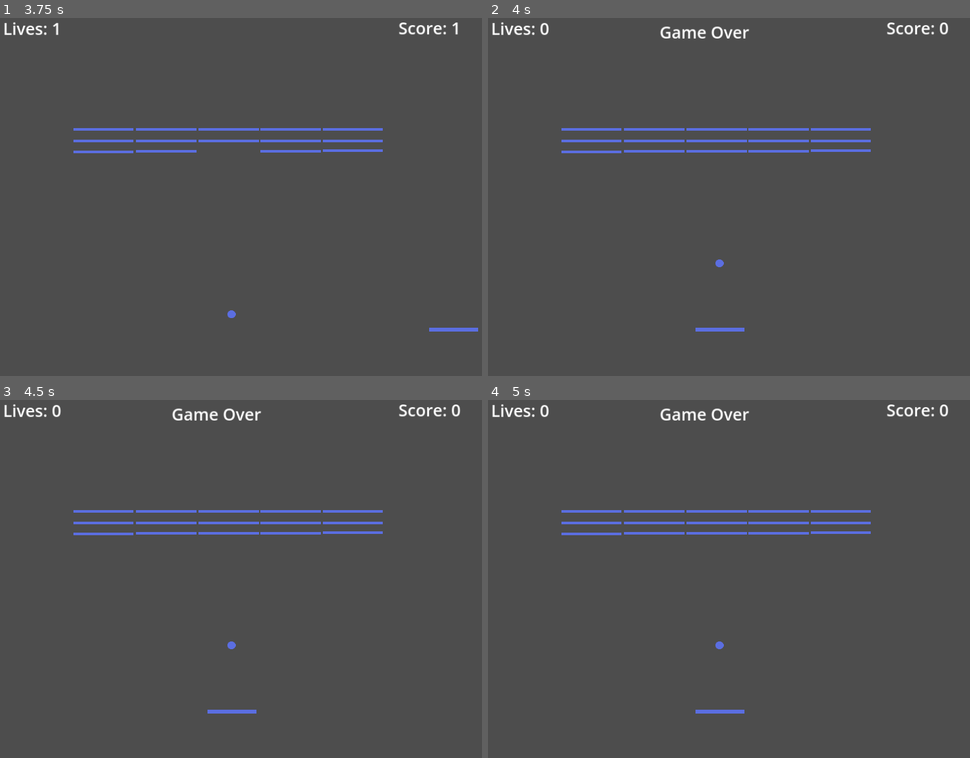
Above: before the commit, frames 1-4 (two rows, left to right).
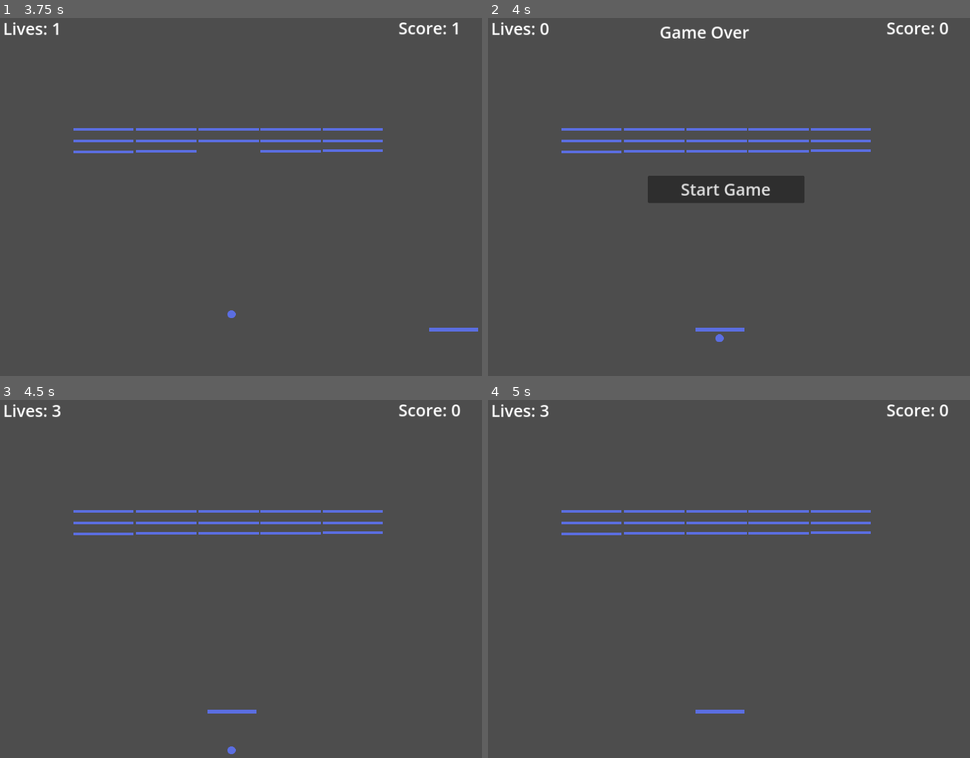
Above: after the commit, the same moments.

Repository: Dripcoding/godot-breakout2d
Game: Godot game, scene res://scenes/main.tscn
Same seed, same stepped clock (60 frames per second), same inputs: the game is played once before the commit and once after it.
Inputs (mouse positions are in pixels of both pictures, inside the frame that each line leads up to):
- Up to frame 1 (3.75 s): click "Start Game" at 0.5 s; tap Enter at 1.25 s; move the mouse to (347, 171) at 1.27 s; hold Right (move_right) 1.28-2 s; tap R (resume) at 1.35 s; click (347, 171) at 1.42 s; drag from (130, 211) to (231, 358) at 2.02 s; tap Space at 2.75 s; move the mouse to (284, 111) at 2.77 s; hold Right (move_right) 2.78-3.5 s; tap Alt at 2.85 s; drag from (207, 265) to (77, 136) at 3.52 s
- Up to frame 2 (4 s): no input
- Up to frame 3 (4.5 s): click (236, 571) at 4.25 s, where only the run after the commit has a clickable "Start Game"
- Up to frame 4 (5 s): no input

Frame 1 is identical in both runs. In frame 2, 2.4% of the frame differs, in the area x 33-66%, y 44-91%; in frame 3, 0.4%; in frame 4, 0.4%.

Commit message:
allow player to start game after game over

Diff:
--- a/code/hud.gd
+++ b/code/hud.gd
@@ -30,6 +30,7 @@
 
 func on_game_over() -> void:
 	$GameOverLabel.show()
+	$StartGameBtn.show()
 	$ScoreLabel.text = 'Score: 0'
 
 
@@ -47,3 +48,4 @@
 	$PlayerLivesLabel.text = 'Lives: ' + str(player_lives)
 	$ScoreLabel.text = 'Score: ' + str(score)
 	$StartGameBtn.hide()
+	$GameOverLabel.hide()
--- a/code/main.gd
+++ b/code/main.gd
@@ -28,15 +28,20 @@
 
 
 func quit_game() -> void:
+	has_game_started = false
 	is_game_over = true
+	get_tree().paused = true
 	propagate_call('quit')
 
 
 func _on_game_over() -> void:
 	is_game_over = true
+	get_tree().paused = true
 	propagate_call('on_game_over')
 
 
 func _on_game_start():
 	has_game_started = true
+	is_game_over = false
+	get_tree().paused = false
 	propagate_call('on_game_start')
--- a/scenes/hud.tscn
+++ b/scenes/hud.tscn
@@ -4,7 +4,6 @@
 
 [node name="Hud" type="CanvasLayer"]
 script = ExtResource("1_2ktcs")
-player_lives = null
 
 [node name="ScoreLabel" type="Label" parent="."]
 unique_name_in_owner = true
